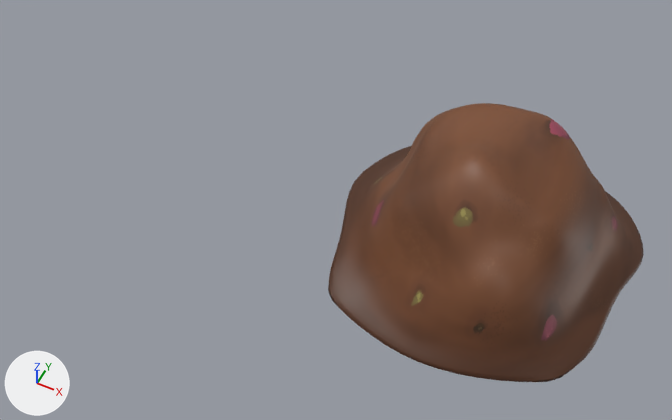
Two versions of the FBX model The Land Under Rot _ Unity/Assets/Models/Prop Models/Mulch.fbx, one commit apart.
Rendered twice from a 50 mm camera at (0.756, -0.911, 1.013) aimed at (0.329, -0.057, -0.054). Lighting does not change. The marker at lower left points along +X, +Y and +Z. Where no turn or scale is listed for an object, it has been applied to the vertices.

In view in the first picture: 'Mulch'.
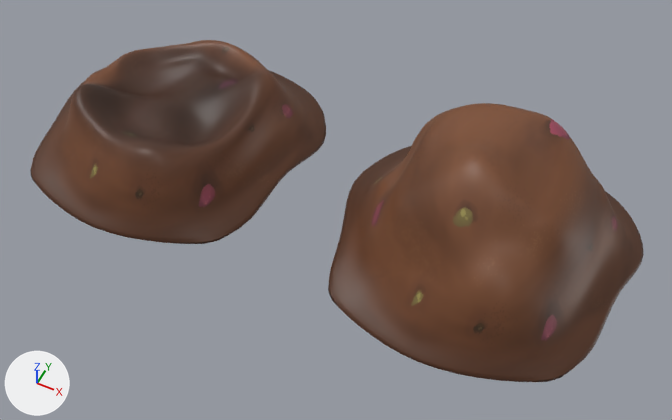
Patch to the scene script:
```diff
--- a/The Land Under Rot _ Unity/Assets/Models/Prop Models/Mulch.fbx.py
+++ b/The Land Under Rot _ Unity/Assets/Models/Prop Models/Mulch.fbx.py
@@ img_mulchangeldepleteduv_png @@
+img_mulchangeldepleteduv_png = load_image('MulchAngelDepletedUV.png', '_unpacked/MulchAngelDepletedUV.png', 2048, 2048, 'sRGB')
@@ mat_lambert4 @@
+mat_lambert4 = principled_material('lambert4')
+mat_lambert4.texture = img_mulchangeldepleteduv_png  # with its transparency
@@ me_mesh_1 @@
+me_mesh_1.from_pydata(...)  # 1794 vertices, 3584 faces; spans x -0.232..0.229, y -0.232..0.228, z -0.146..0.012
+me_mesh_1.materials.append(mat_lambert4)  # picture img_mulchangeldepleteduv_png
@@ ob_mulchdepleted @@
+ob_mulchdepleted = bpy.data.objects.new('MulchDepleted', me_mesh_1)
+ob_mulchdepleted.location = (0.0, 0.0, 0.033)
```

Boxes (x1, y1, x2, y2) around the edits, measured in the pictures (672 x 420 px):
'MulchDepleted', added (brown)
    after: (30, 40, 326, 244)
